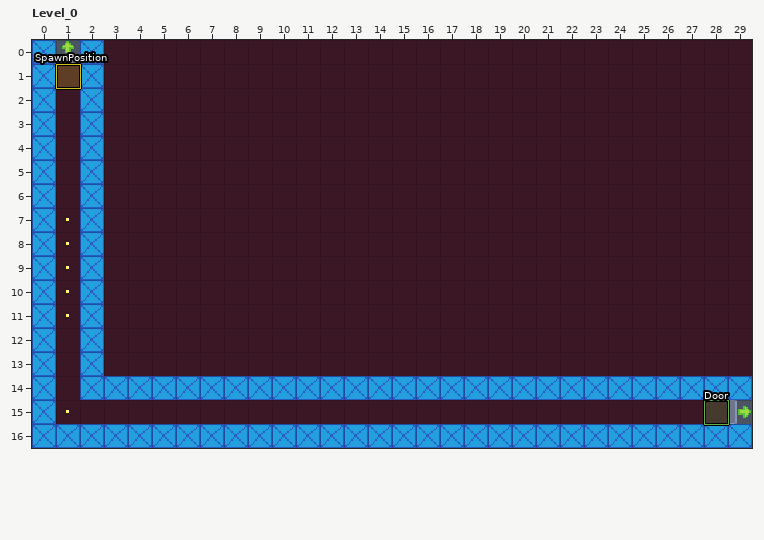
LDtk project, stored at assets/LDTK/test.ldtk. The first picture shows the starting point.
Cells are 16x16 px. Shown: Level_0 x 0..29, y 0..16.
Once edited:
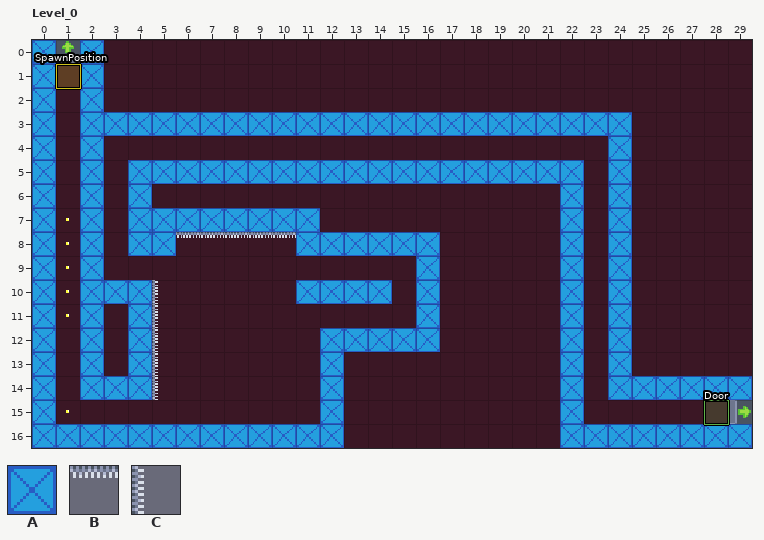
Key: from "Test_tilemap2": A 0, B 3 flipped up-down, C 7.
_ is an empty cell.
Tiles of an added or newly shown layer are drawn over the layers below it.
Changes in this commit:
Layer "Playerspace":
y 3: x 3..24 ______________________ -> AAAAAAAAAAAAAAAAAAAAAA
y 4: x 24 _ -> A
y 5: x 4..22 ___________________ -> AAAAAAAAAAAAAAAAAAA; x 24 _ -> A
y 6: x 4 _ -> A; x 22 _ -> A; x 24 _ -> A
y 7: x 4..11 ________ -> AAAAAAAA; x 22 _ -> A; x 24 _ -> A
y 8: x 4..5 __ -> AA; x 11..16 ______ -> AAAAAA; x 22 _ -> A; x 24 _ -> A
y 9: x 16 _ -> A; x 22 _ -> A; x 24 _ -> A
y 10: x 3..4 __ -> AA; x 11..14 ____ -> AAAA; x 16 _ -> A; x 22 _ -> A; x 24 _ -> A
y 11: x 4 _ -> A; x 16 _ -> A; x 22 _ -> A; x 24 _ -> A
y 12: x 4 _ -> A; x 12..16 _____ -> AAAAA; x 22 _ -> A; x 24 _ -> A
y 13: x 4 _ -> A; x 12 _ -> A; x 22 _ -> A; x 24 _ -> A
y 14: x 5..11 AAAAAAA -> _______; x 13..21 AAAAAAAAA -> _________; x 23 A -> _
y 15: x 12 _ -> A; x 22 _ -> A
y 16: x 13..21 AAAAAAAAA -> _________
Layer "PlayerspaceOverlay" (added):
y 8: x 6..10 _____ -> BBBBB
y 10..14: x 5 _ -> C
